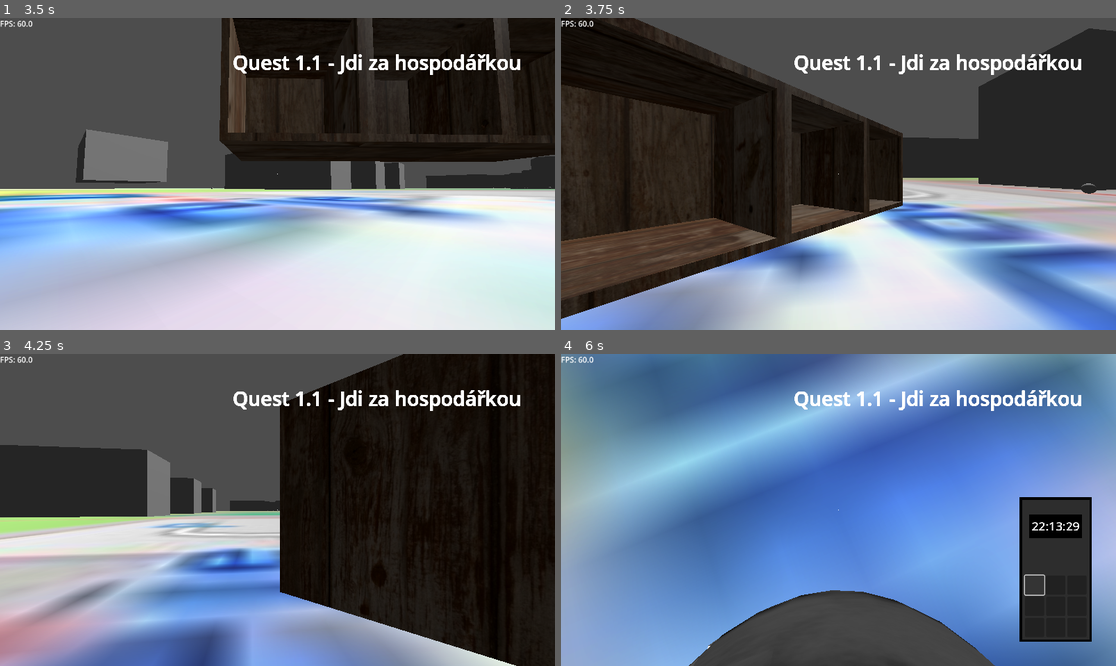
Above: before the commit, frames 1-4 (two rows, left to right).
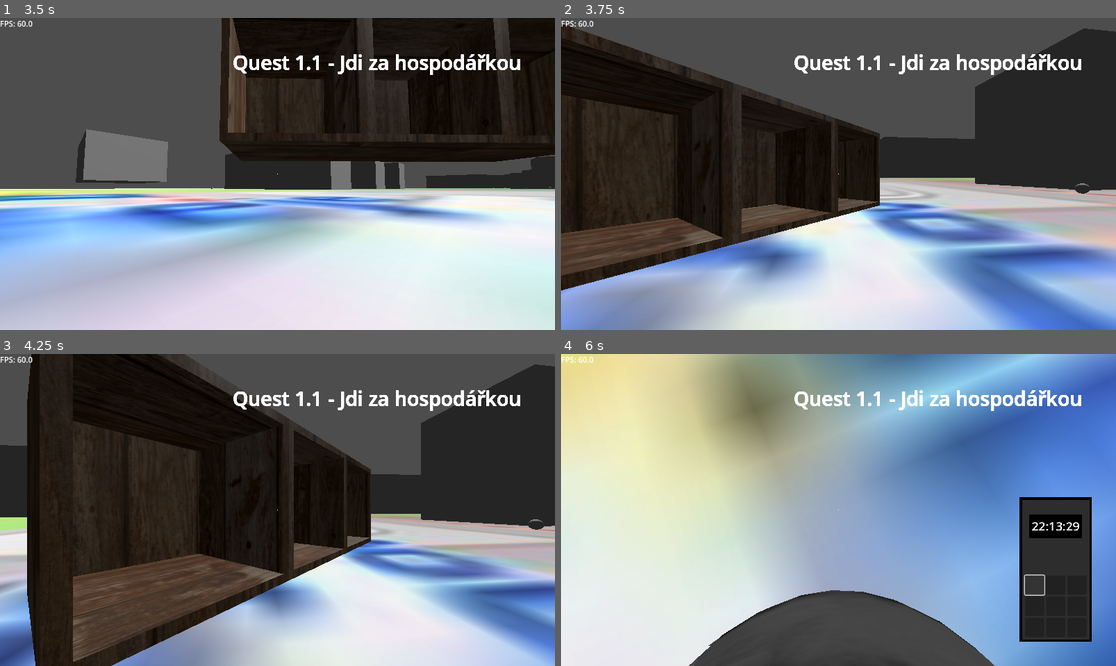
Above: after the commit, the same moments.

Repository: StrahovGameDev/StraHov
Game: Godot game, scene res://00main_scene/game_manager.tscn
The game is run twice, just before and just after one commit, with the same random seed, the same clock (stepped at 60 frames per second) and the same inputs. Video files are missing from this copy of the repository; at most half a second of black plays in their place.
Inputs (mouse positions are in pixels of both pictures, inside the frame that each line leads up to):
- Up to frame 1 (3.5 s): click "START" at 0.5 s; tap Enter (enter) at 1.25 s; move the mouse to (271, 180) at 1.27 s; hold Shift (sprint) 1.28-2.03 s; hold Space (fly_up) from 1.28 s (still down); move the mouse to (316, 177) at 2.02 s; tap E (accept) at 2.1, 2.75 s; tap Shift (sprint) at 2.3, 3.05 s; move the mouse to (233, 170) at 2.77 s; hold Ctrl (duck) from 2.78 s (still down)
- Up to frame 2 (3.75 s): tap E (accept) at 3.5 s; move the mouse to (844, 174) at 3.52 s; release Space (fly_up) at 3.53 s; release Ctrl (duck) at 3.53 s; hold A (left) from 3.53 s (still down); tap Enter (enter) at 3.6 s
- Up to frame 3 (4.25 s): keep holding A (left); tap Shift (sprint) at 3.8 s
- Up to frame 4 (6 s): move the mouse to (816, 503) at 4.27 s; release A (left) at 4.28 s; hold Q (phone) 4.28-5.03 s; hold Space (fly_up) 4.28-5.75 s; tap Shift (sprint) at 4.55, 5.1 s; move the mouse to (866, 510) at 5.02 s; click (1032, 584) at 5.75 s

Frame 1 is identical in both runs. In frame 2, 29% of the frame differs, in the area x 0-100%, y 0-100%; in frame 3, 79%; in frame 4, 78%.

Commit message:
player: change speed; blocks: add tmp StrahovPokoj

Diff:
--- a/00main_scene/game_manager.tscn
+++ b/00main_scene/game_manager.tscn
@@ -9,6 +9,9 @@
 [ext_resource type="PackedScene" uid="uid://bmcdpwrrpli6k" path="res://scenes/player/phone.tscn" id="8_0buo7"]
 [ext_resource type="PackedScene" uid="uid://c8kybpvtqyg1" path="res://cutscenes/cutscene_manager.tscn" id="8_yvaem"]
 [ext_resource type="PackedScene" uid="uid://bm06vvgv40ypg" path="res://shelf.tscn" id="9_ot8w6"]
+
+[sub_resource type="BoxShape3D" id="BoxShape3D_ot8w6"]
+size = Vector3(5.87, 1, 2.35)
 
 [sub_resource type="Environment" id="Environment_ddapi"]
 
@@ -28,6 +31,18 @@
 
 [node name="Block2" parent="Map/Blocks" index="1"]
 transform = Transform3D(1.19249e-08, 0, -1, 0, 1, 0, 1, 0, 1.19249e-08, 137.571, 0, 50.3234)
+
+[node name="StrahovPokoj" type="StaticBody3D" parent="Map/Blocks/Block2" index="3"]
+transform = Transform3D(1.19249e-08, 0, 1, 0, 1, 0, -1, 0, 1.19249e-08, -36.4883, 0.68666, 68.2429)
+
+[node name="CollisionShape3D" type="CollisionShape3D" parent="Map/Blocks/Block2/StrahovPokoj"]
+shape = SubResource("BoxShape3D_ot8w6")
+
+[node name="StrahovPokoj2" type="StaticBody3D" parent="Map/Blocks/Block2" index="4"]
+transform = Transform3D(1.19249e-08, 0, 1, 0, 1, 0, -1, 0, 1.19249e-08, -36.5451, 0.68666, 79.3736)
+
+[node name="CollisionShape3D" type="CollisionShape3D" parent="Map/Blocks/Block2/StrahovPokoj2"]
+shape = SubResource("BoxShape3D_ot8w6")
 
 [node name="Block3" parent="Map/Blocks" index="2"]
 transform = Transform3D(1.19249e-08, 0, -1, 0, 1, 0, 1, 0, 1.19249e-08, 192.089, 0, 48.8696)
--- a/scenes/player/player.gd
+++ b/scenes/player/player.gd
@@ -5,7 +5,7 @@
 @onready var dialog = $CanvasLayer/Dialog
 
 @export var speed = 5.0
-const DEFAULT_SPEED = 5.0
+const DEFAULT_SPEED = 1.8
 const JUMP_VELOCITY = 4.5
 
 var mouse_sens = 0.5
@@ -100,10 +100,9 @@
 		if Input.is_action_just_pressed("jump") and is_on_floor():
 			velocity.y = JUMP_VELOCITY
 
-	speed = DEFAULT_SPEED
 
 	if Input.is_action_pressed("sprint"):
-		speed = 20
+		speed = 10
 		#print("sprint")
 
 	if Input.is_action_pressed("duck") and !weapon_selector:
@@ -128,6 +127,8 @@
 	else:
 		velocity.x = move_toward(velocity.x, 0, speed)
 		velocity.z = move_toward(velocity.z, 0, speed)
+		print(speed)
+	speed = DEFAULT_SPEED
 	move_and_slide()
 
 # If special quest completed, add GodMode
Not shown: 1 places in 00main_scene/game_manager.tscn that only renumber resources
